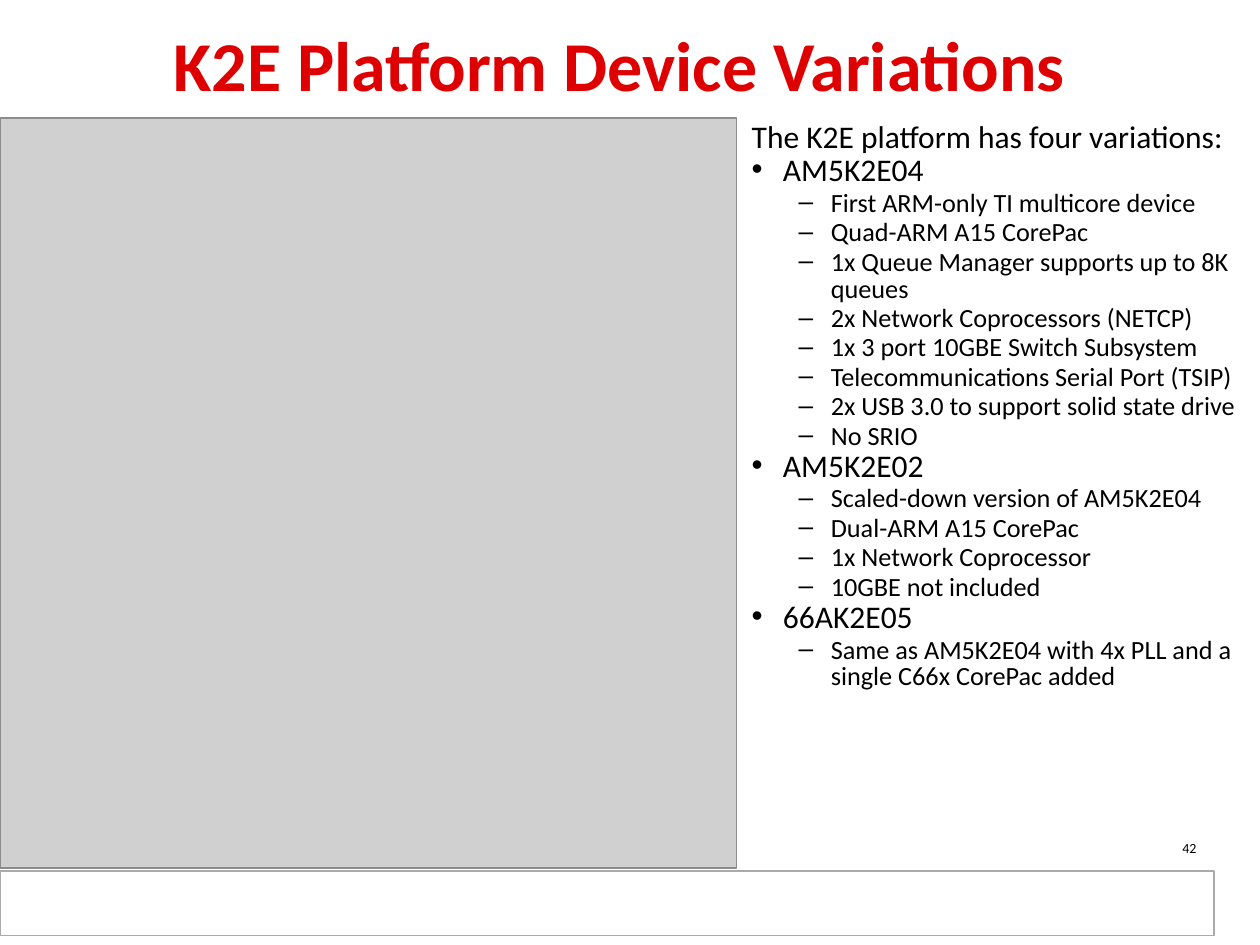
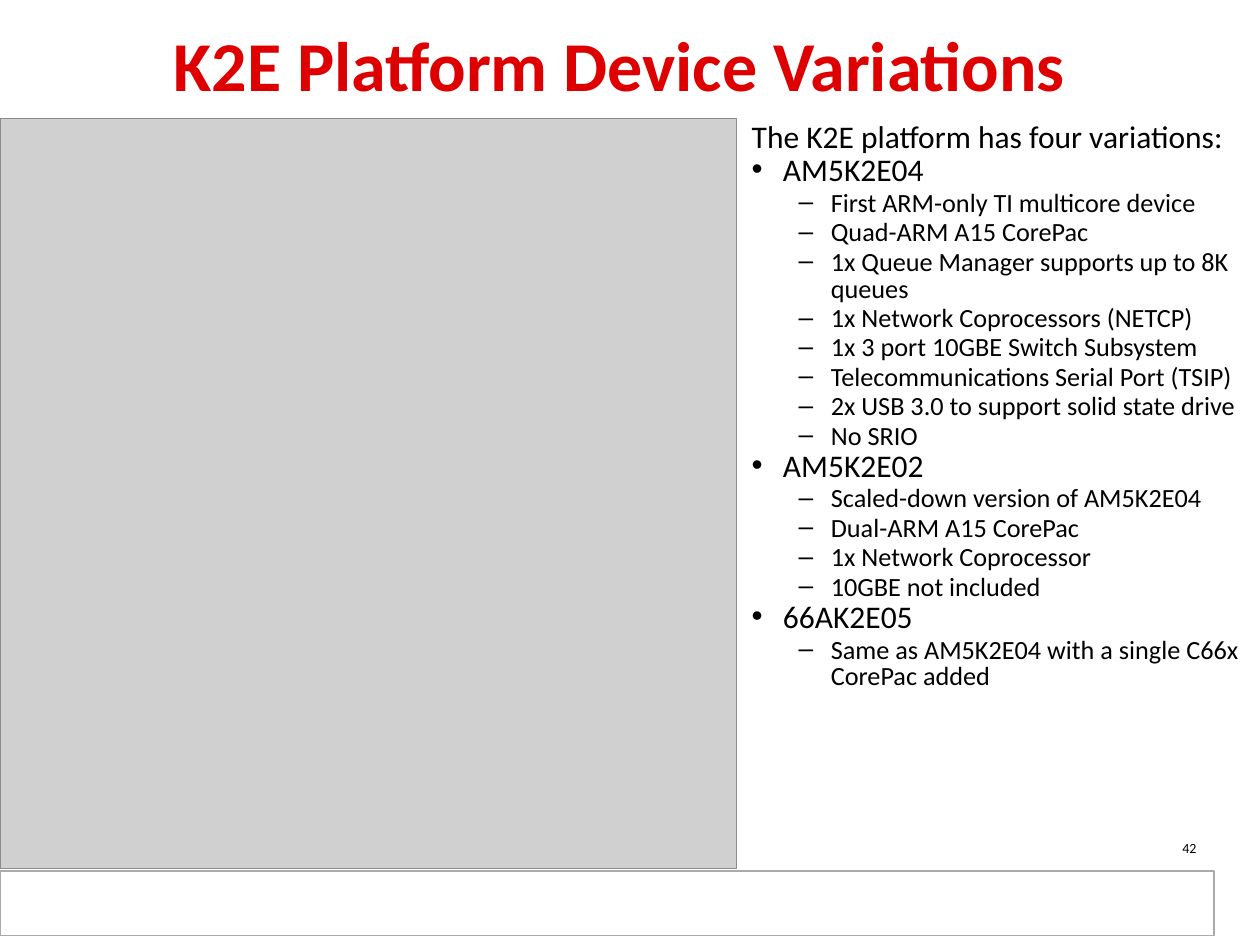
Before and after one commit to hari1989/keystone-workshop, a slide deck: slide 42 of slides/KeyStone SoC Architecture.pptx. Drawn at 1260x945 pixels with LibreOffice and Linux fonts; fonts in the diff are those of the drawing; grey boxes stand for pictures; background and template pictures are left out. Boxes give left, top, right and bottom in pixels: in the first picture for what was removed or moved away, otherwise in the second. Text is boxed around its words. In the diff, an @@ line names an element or a change of style, - is before the commit and + after.

Commit message:
Updated K2E graphics to reflect new NETCP configuration. RJH

```diff
--- a/slides/KeyStone SoC Architecture.pptx
+++ b/slides/KeyStone SoC Architecture.pptx
@@ text at (831,308,1192,332): text changed @@
-  – 2x Network Coprocessors (NETCP)
+  – 1x Network Coprocessors (NETCP)
@@ text at (831,640,1238,685): text changed @@
-  – Same as AM5K2E04 with 4x PLL and a single C66x CorePac added
+  – Same as AM5K2E04 with a single C66x CorePac added
```
Also in this commit, not shown: 3 other slides changed.
